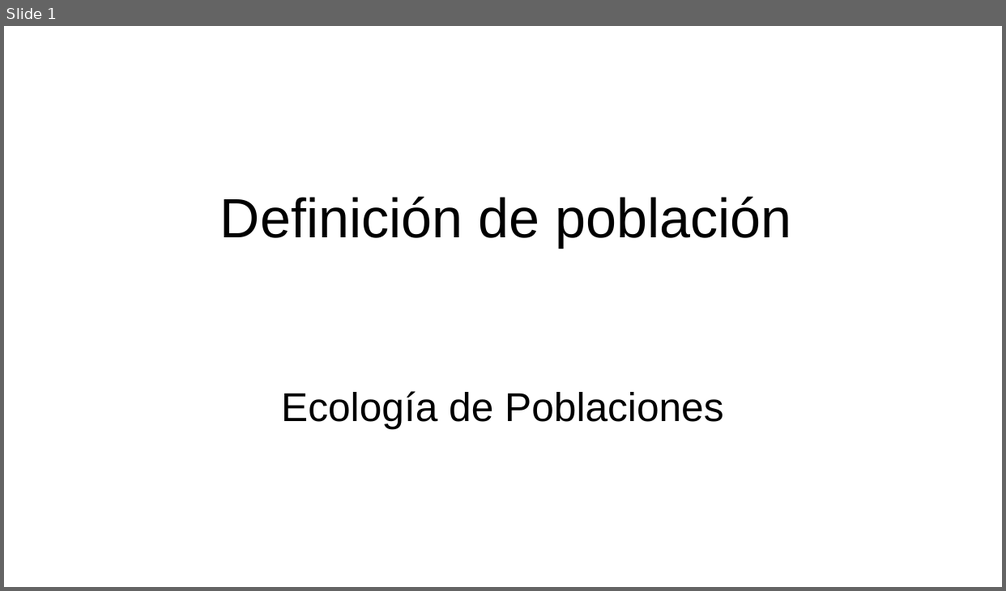
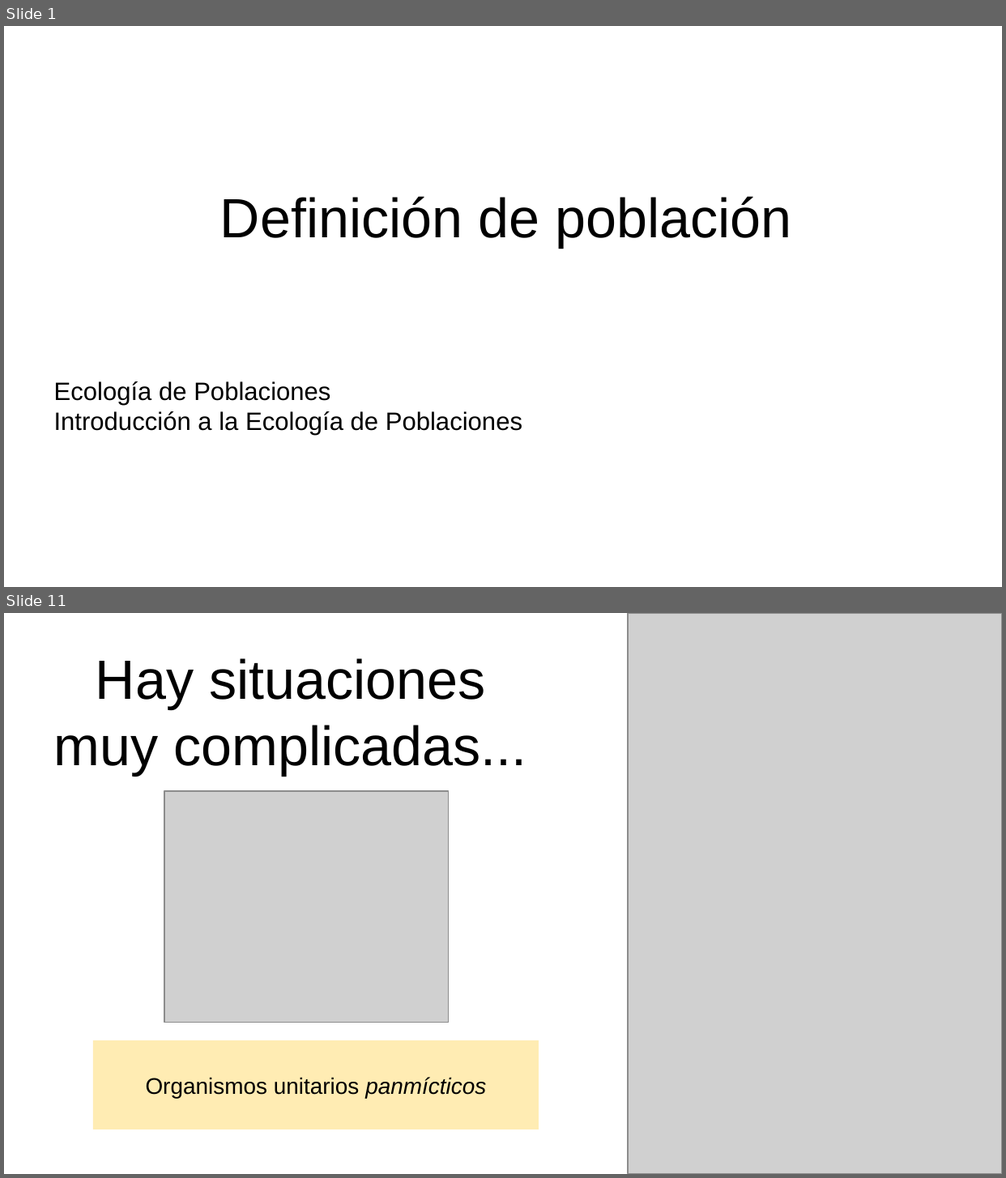
Before and after one commit to gerardommc/Ecologia-poblaciones, a slide deck: Unidad-1/Poblacion.odp. Shown one above the other, each under a label of ours: slide 1 before the commit, slides 1 and 11 after it; the slides between them are not shown. The pictures are 1006x591 and 1006x1178 pixels, drawn with LibreOffice and Linux fonts; fonts in the diff are those of the drawing; grey boxes stand for pictures. Boxes give left, top, right and bottom in pixels: in the first picture for what was removed or moved away, otherwise in the second. Text is boxed around its words. In the diff, an @@ line names an element or a change of style, - is before the commit and + after.

Commit message:
Poblaciones

```diff
--- a/Unidad-1/Poblacion.odp
+++ b/Unidad-1/Poblacion.odp
@@ slide 11 added at [4, 613, 1002, 1174], background #FFFFFF @@
@@ picture added at [628, 613, 1002, 1174] @@
@@ title added at [54, 658, 527, 776], 44 pt, text #000000 @@
+Hay situaciones muy complicadas...
@@ picture added at [164, 791, 449, 1023] @@
@@ rectangle added at [93, 1041, 539, 1129], fill #FFECB3, 18 pt, text #000000 @@
+Organismos unitarios panmícticos
@@ slide 1 changed as well @@
@@ subtitle at [54, 382, 330, 406]: size 32 to 20 pt in "Ecología de Poblaciones"; alignment centre to left @@
@@ subtitle at [54, 412, 522, 436]: paragraph added @@
+Introducción a la Ecología de Poblaciones
```
Also in this commit, not shown: 13 other slides added, 1 slide removed, 19 other files.
